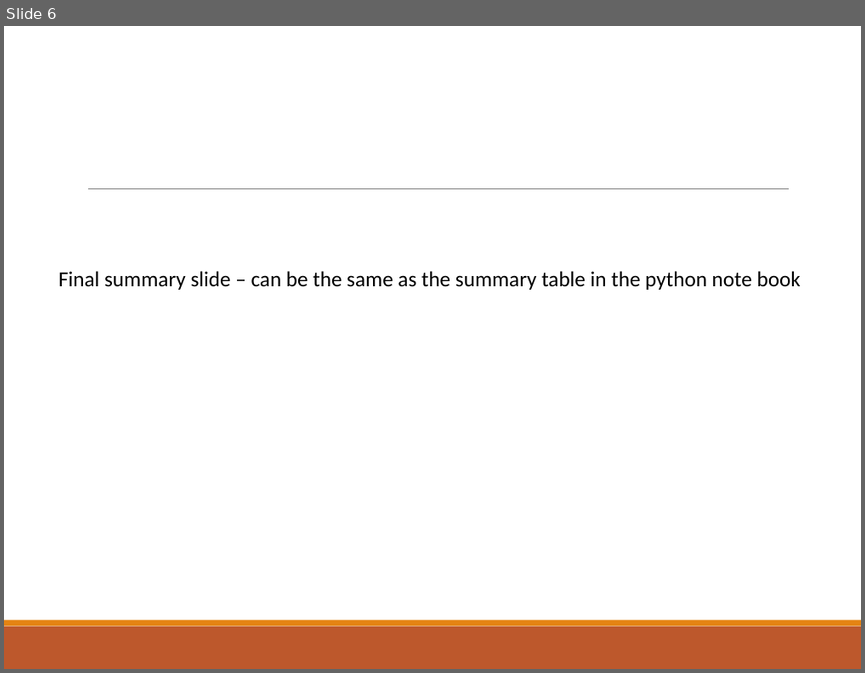
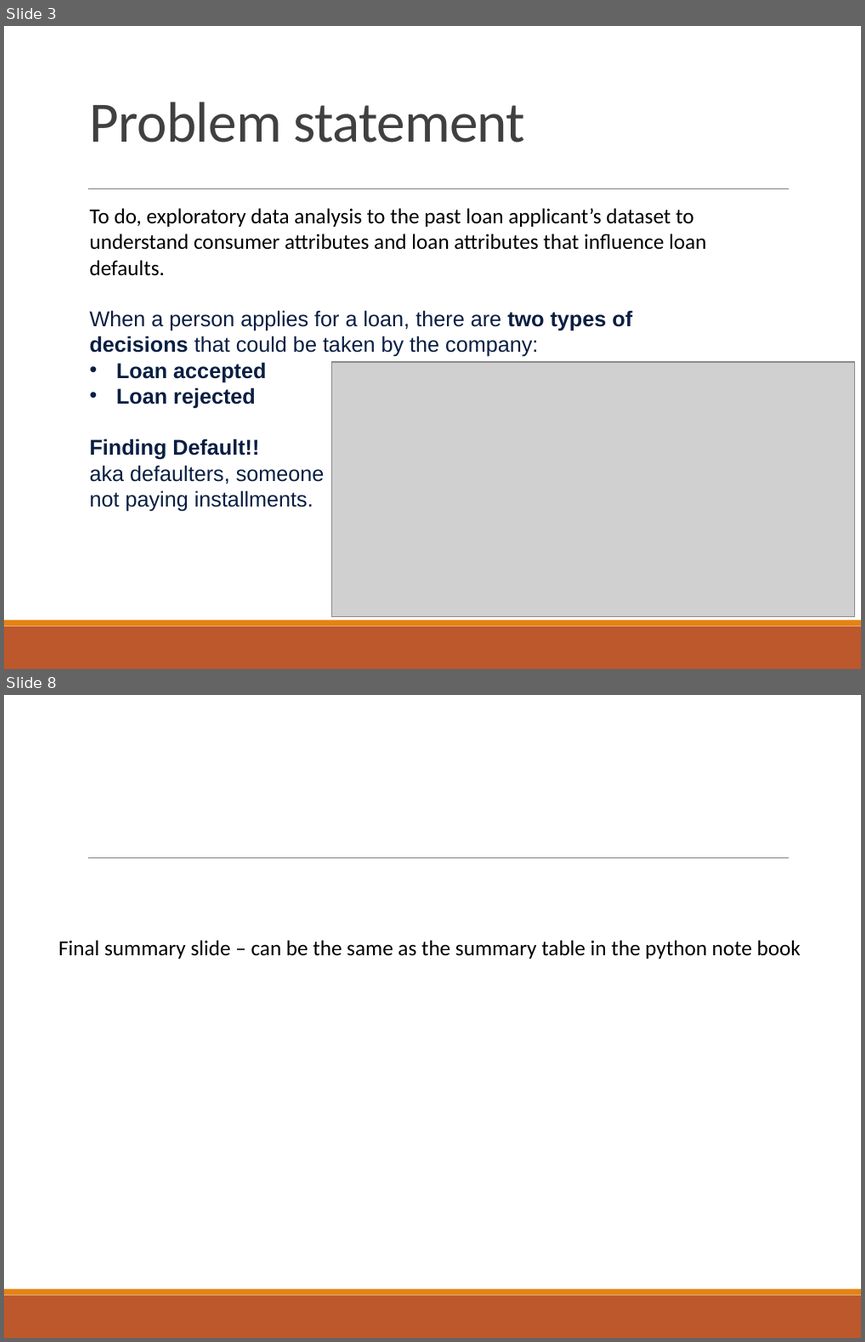
Before and after one commit to udaykadavi/LendingClubCaseStudy, a slide deck: Lending Club Case Study.pptx. Shown one above the other, each under a label of ours: slide 6 before the commit, slides 3 and 8 after it; the slides between them are not shown. The pictures are 865x673 and 865x1342 pixels, drawn with LibreOffice and Linux fonts; fonts in the diff are those of the drawing; grey boxes stand for pictures. Boxes give left, top, right and bottom in pixels: in the first picture for what was removed or moved away, otherwise in the second. Text is boxed around its words. In the diff, an @@ line names an element or a change of style, - is before the commit and + after.

```diff
--- a/Lending Club Case Study.pptx
+++ b/Lending Club Case Study.pptx
@@ slide 3 added at (4,26,861,669), background #FFFFFF; not listed: 3 template elements that a slide beside it also shows @@
@@ title added at (90,102,526,142), 48 pt, text #404040 @@
+Problem statement
@@ text added at (90,208,706,510), 18 pt, text #091E42 @@
+To do, exploratory data analysis to the past loan applicant’s dataset to understand consumer attributes and loan attributes that influence loan defaults.
+When a person applies for a loan, there are two types of decisions that could be taken by the company:
+• Loan accepted
+• Loan rejected
+Finding Default!!
+aka defaulters, someone
+not paying installments.
@@ picture added at (331,362,854,617) @@
@@ what was slide 6 is now slide 8 @@
```
Also in this commit, not shown: 4 slides changed, 2 other slides added, 1 slide removed, 2 other files.
